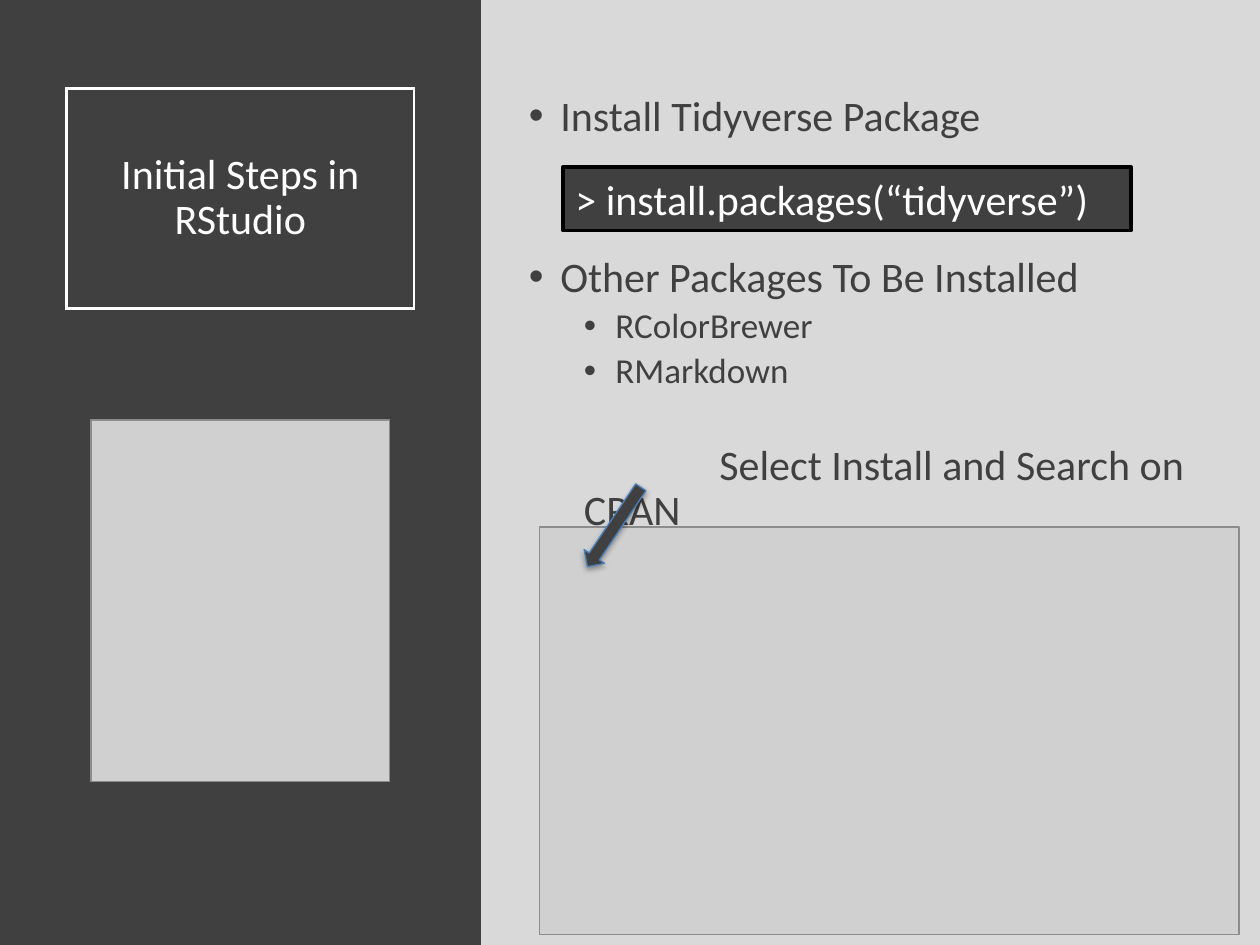
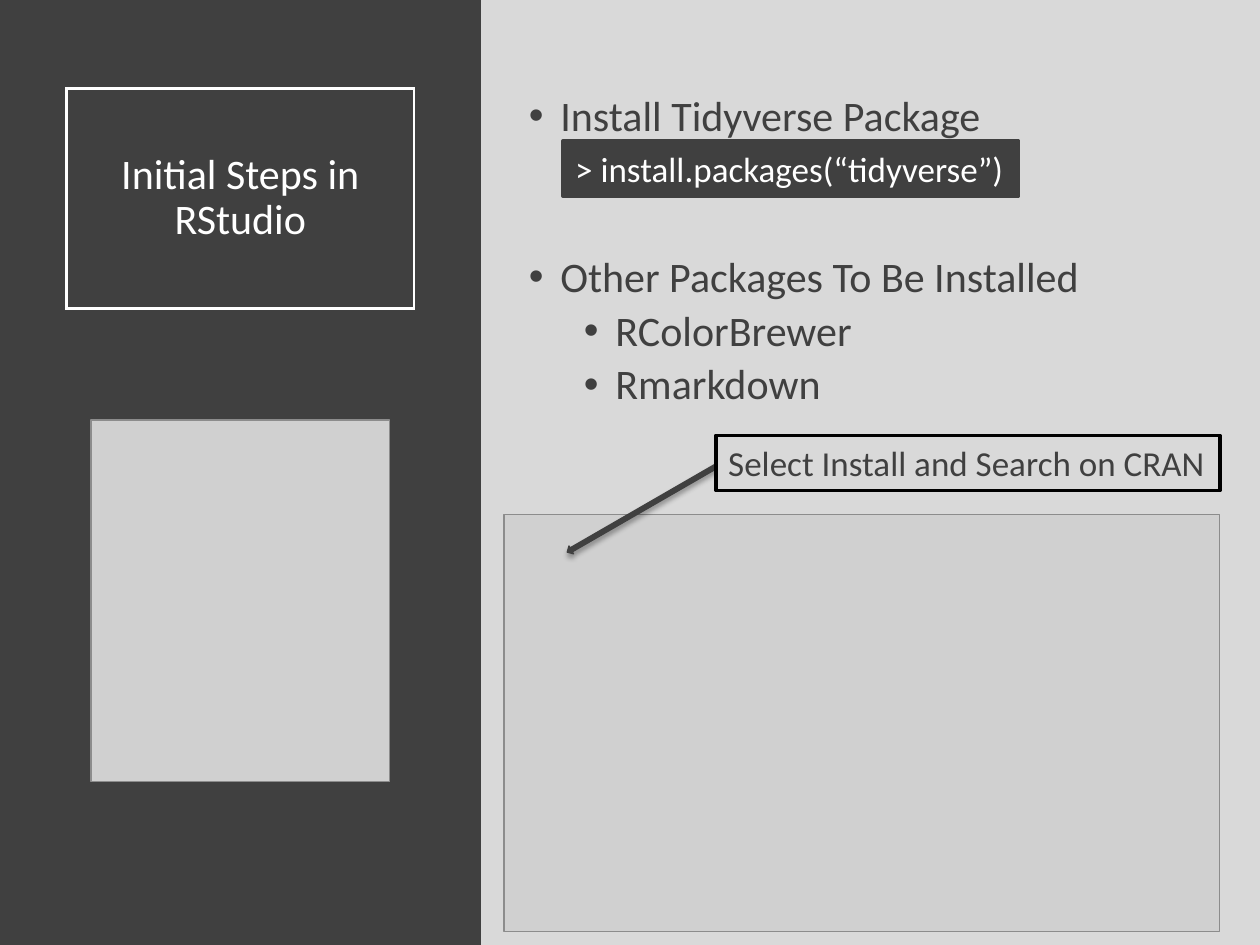
Before and after one commit to Yixf-Self/STOR320_WEBSITE, a slide deck: slide 3 of Lecture/Lecture 2/Lecture 2.pptx (slide 4 before the commit). Drawn at 1260x945 pixels with LibreOffice and Linux fonts; fonts in the diff are those of the drawing; grey boxes stand for pictures. Boxes give left, top, right and bottom in pixels: in the first picture for what was removed or moved away, otherwise in the second. Text is boxed around its words. In the diff, an @@ line names an element or a change of style, - is before the commit and + after.

```diff
--- a/Lecture/Lecture 2/Lecture 2.pptx
+++ b/Lecture/Lecture 2/Lecture 2.pptx
@@ rectangle "> install.packages(“tidyverse”)": place and size @@
-rectangle "> install.packages(“tidyverse”)" at (563,166,1131,229)
+rectangle "> install.packages(“tidyverse”)" at (563,141,1019,197)
@@ rectangle "> install.packages(“tidyverse”)" at (563,141,1019,197): size 24 to 20 pt; outline #000000 2 pt to #404040 2 pt @@
@@ text at (615,317,851,346): size 20 to 24 pt in "RColorBrewer" @@
@@ text at (615,370,820,400): text changed @@
-  • RMarkdown
-  Select Install and Search on CRAN
+  • Rmarkdown
@@ rectangle added at (716,436,1220,491), fill #D9D9D9, outline #000000 2 pt, 20 pt, text #404040 @@
+Select Install and Search on CRAN
@@ right arrow at (566,458,726,556): outline #4B7EBC 0.75 pt to #404040 0.75 pt; mirrored; rotation 123 to 150 degrees @@
@@ picture: place and size @@
-picture at (539,527,1239,934)
+picture at (504,514,1220,931)
```
Also in this commit, not shown: 5 other slides changed, 1 slide added, 1 slide removed, 6 other files.
